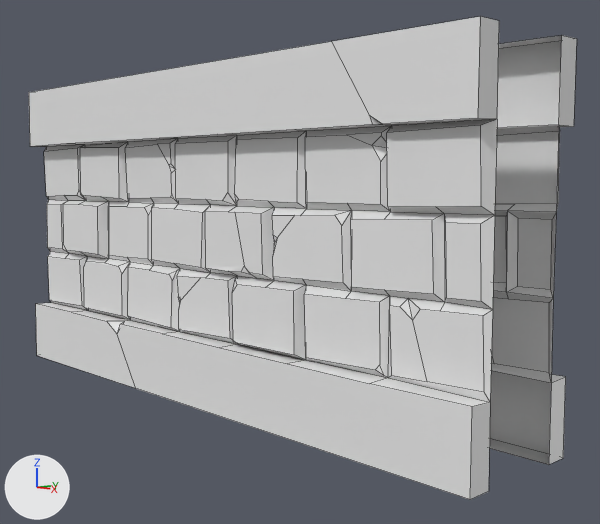
The Blender file models/wall.blend: old version first, new version second.
One viewpoint serves both versions: a camera (50 mm lens) standing at (15.97, -13.03, 5.39) and looking at (1.09, 1.03, 3.38). Arrows for +X, +Y and +Z are at lower left; the lights stay in place. Mesh edges are drawn as thin lines.

The scene before the commit, as lines of its bpy script (objects in view):
```python
me_plane = bpy.data.meshes.new('Plane')
me_plane.from_pydata(...)  # 260 vertices, 201 faces, 10 loose edges; spans x -8.0..8.0, y -1.6..-1.0, z 0.0..8.0
ob_wall = bpy.data.objects.new('Wall', me_plane)
ob_wall.location = (0.0, 0.0, 0.0)
_m = ob_wall.modifiers.new('Mirror', 'MIRROR')
_m.use_axis = (False, True, False)
```
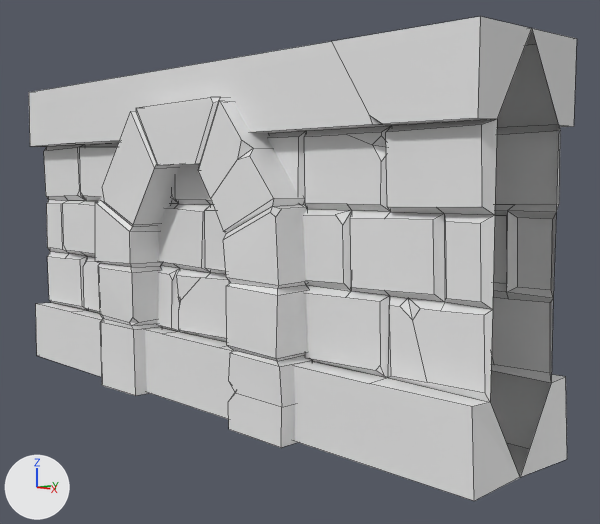
Commit message: Add door on wall

The edits, one by one:
me_plane has 260 vertices, 201 faces, 10 loose edges and spans x -8.0..8.0, y -1.6..-1.0, z 0.0..8.0.
me_plane is used by ob_wall; location (0.0, 0.0, 0.0).
Part 1, on me_plane:
Vertex 34 of me_plane moves from (8.0, -1.0, 0.0) at pixel (488, 491) to (8.0, 0.0, 0.0) at pixel (519, 477).
Vertex 35 of me_plane moves from (-8.0, -1.0, 0.0) to (-8.0, 0.0, 0.0).
Vertex 63 of me_plane moves from (8.0, -1.5, 0.0) at pixel (470, 499) to (8.1, -1.5, 0.0) at pixel (474, 501).
Vertex 249 of me_plane moves from (-2.4, -1.5, 0.0) at pixel (135, 388) to (-2.5, -1.5, 0.0).
Part 2, on me_plane:
Vertex 32 of me_plane moves from (8.0, -1.0, 8.0) at pixel (499, 20) to (8.0, 0.0, 8.0) at pixel (531, 28).
Vertex 33 of me_plane moves from (-8.0, -1.0, 8.0) to (-8.0, 0.0, 8.0).
Mesh me_plane_001 is new.
It has 138 vertices, 128 faces and spans x -3.71..3.65, y -1.98..-0.99, z -0.09..7.15.
Object 'Door' (ob_door) is new; it shows me_plane_001.
Its location is (0.01, -0.01, 0.02).
It gains a MIRROR modifier named 'Mirror.001'.
Modifier setting: use_axis = (False, True, False).

Pixel boxes [x1, y1, x2, y2] of what changed, in the pictures (600 x 524 px; the box of a moved part takes in the faces that stretch with it):
'Wall', reshaped: before [29, 16, 577, 499]; after [29, 16, 577, 501]
'Door', added: after [95, 97, 312, 448]
part 1 of me_plane, moved or reshaped: before [36, 304, 566, 499]; after [36, 304, 567, 501]
part 2 of me_plane, moved or reshaped: [478, 16, 577, 126] in both
